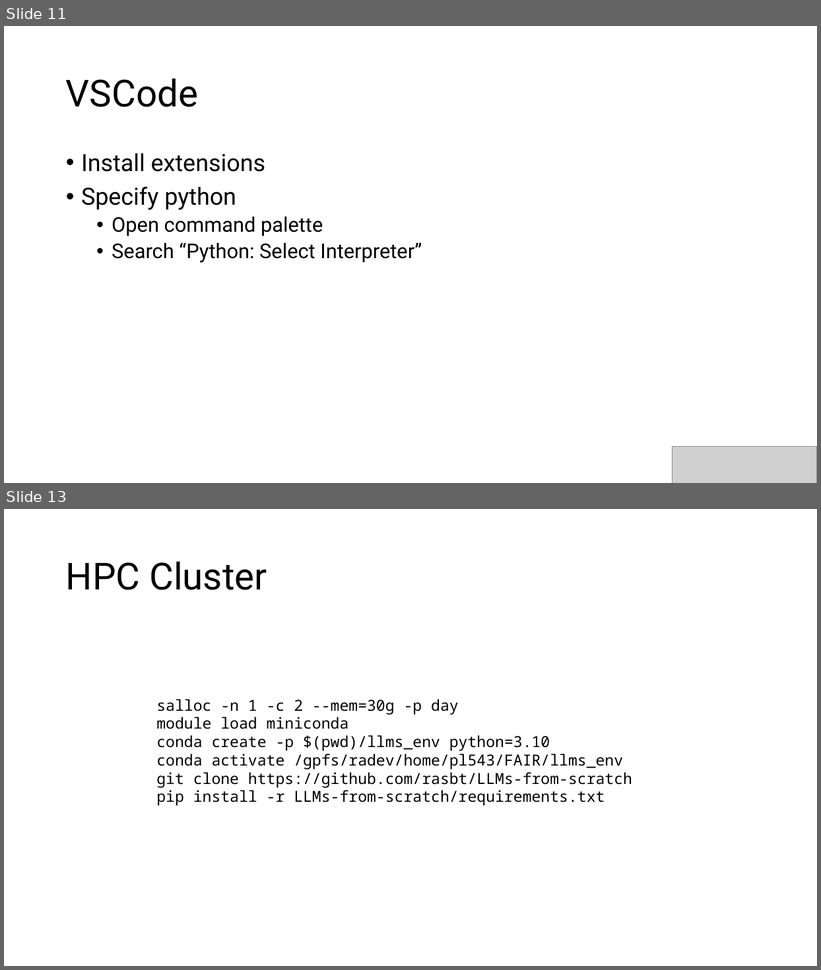
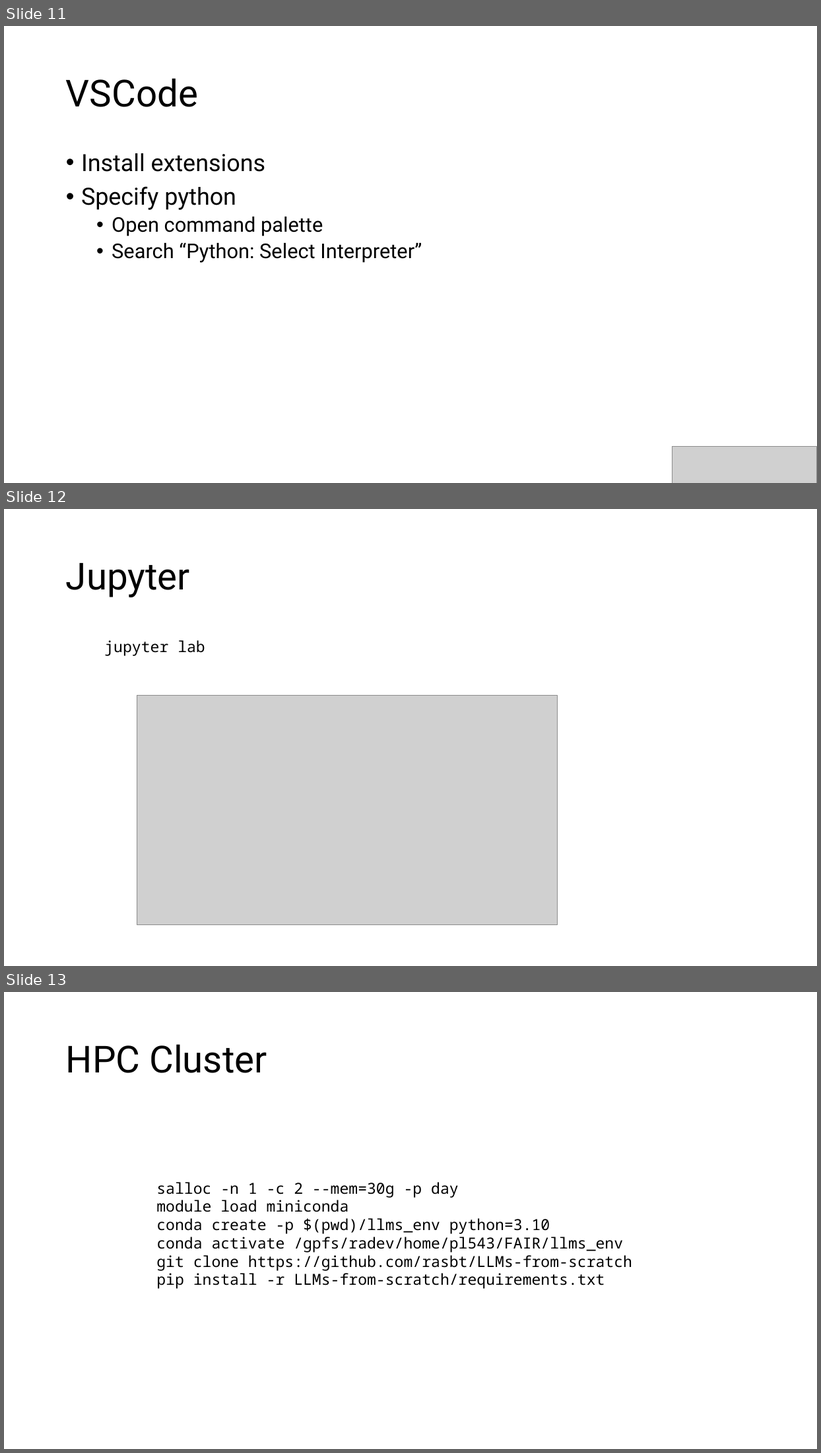
Before and after one commit to Daniel-Gong/LLM-Workshop-Materials, a slide deck: workshop-1-setup.pptx. Shown one above the other, each under a label of ours: slides 11 and 13 before the commit, slides 11, 12 and 13 after it; the slides between them are not shown. The pictures are 821x970 and 821x1453 pixels, drawn with LibreOffice and Linux fonts; fonts in the diff are those of the drawing; grey boxes stand for pictures. Boxes give left, top, right and bottom in pixels: in the first picture for what was removed or moved away, otherwise in the second. Text is boxed around its words. In the diff, an @@ line names an element or a change of style, - is before the commit and + after.

```diff
--- a/workshop-1-setup.pptx
+++ b/workshop-1-setup.pptx
@@ slide 12 added at [4, 509, 817, 966], background #FFFFFF @@
@@ title added at [66, 563, 190, 597], 44 pt, text #000000 @@
+Jupyter
@@ text added at [104, 640, 205, 656], 18 pt, text #000000 @@
+jupyter lab
@@ picture added at [137, 696, 557, 925] @@
```
Also in this commit, not shown: 2 slides changed, 1 other slide added, 1 slide removed.
